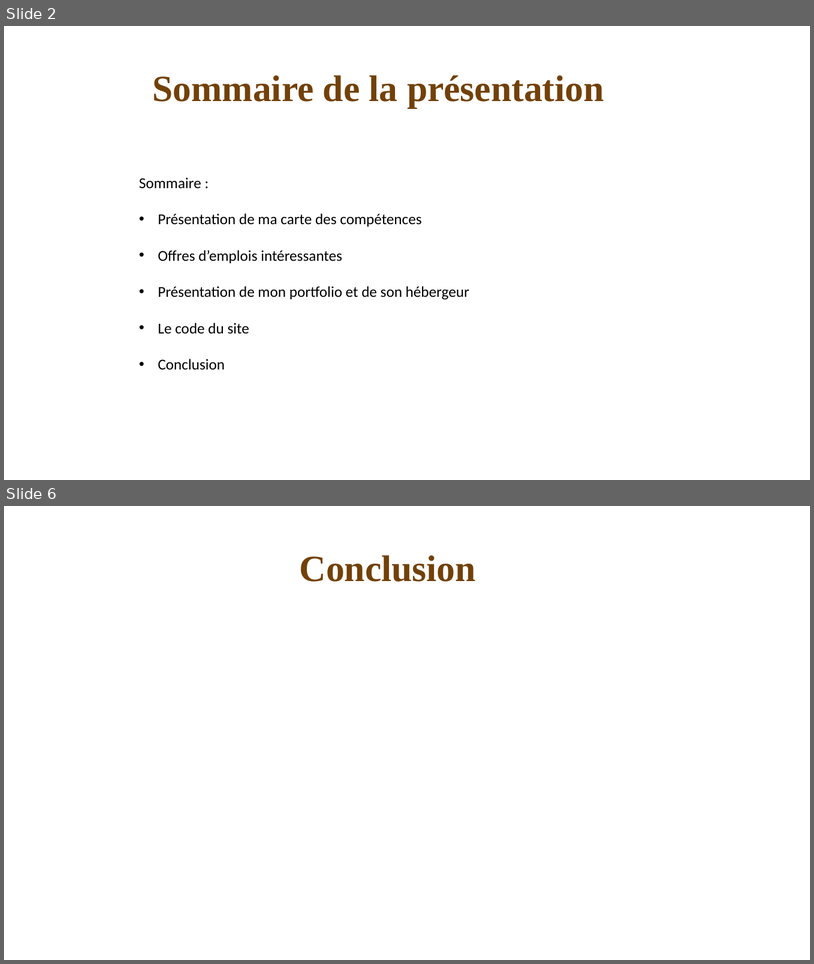
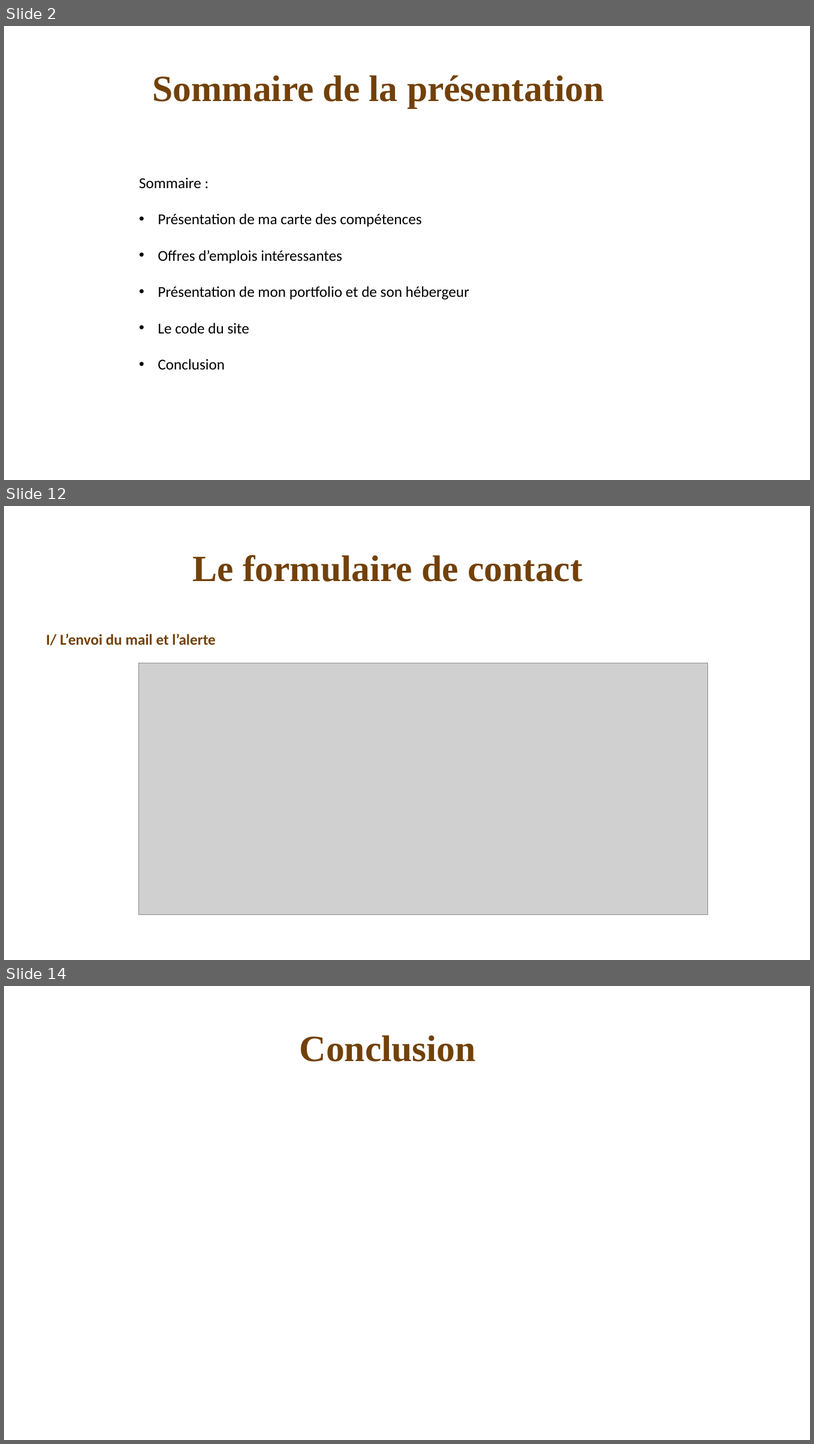
Before and after one commit to VinceDS99/Portfolio, a slide deck: Présentation portfolio.pptx. Shown one above the other, each under a label of ours: slides 2 and 6 before the commit, slides 2, 12 and 14 after it; the slides between them are not shown. The pictures are 814x964 and 814x1444 pixels, drawn with LibreOffice and Linux fonts; fonts in the diff are those of the drawing; grey boxes stand for pictures. Boxes give left, top, right and bottom in pixels: in the first picture for what was removed or moved away, otherwise in the second. Text is boxed around its words. In the diff, an @@ line names an element or a change of style, - is before the commit and + after.

```diff
--- a/Présentation portfolio.pptx
+++ b/Présentation portfolio.pptx
@@ slide 12 added at box(4, 506, 810, 960), background #FFFFFF @@
@@ text added at box(192, 555, 583, 582), 44 pt, text #724209, bold @@
+Le formulaire de contact
@@ text added at box(46, 634, 215, 645), 18 pt, text #724209, bold @@
+I/ L’envoi du mail et l’alerte
@@ picture added at box(138, 663, 708, 915) @@
@@ picture added at box(147, 663, 700, 915) @@
@@ what was slide 6 is now slide 14 @@
```
Also in this commit, not shown: 2 slides changed, 8 other slides added, 1 slide removed, 3 other files.
